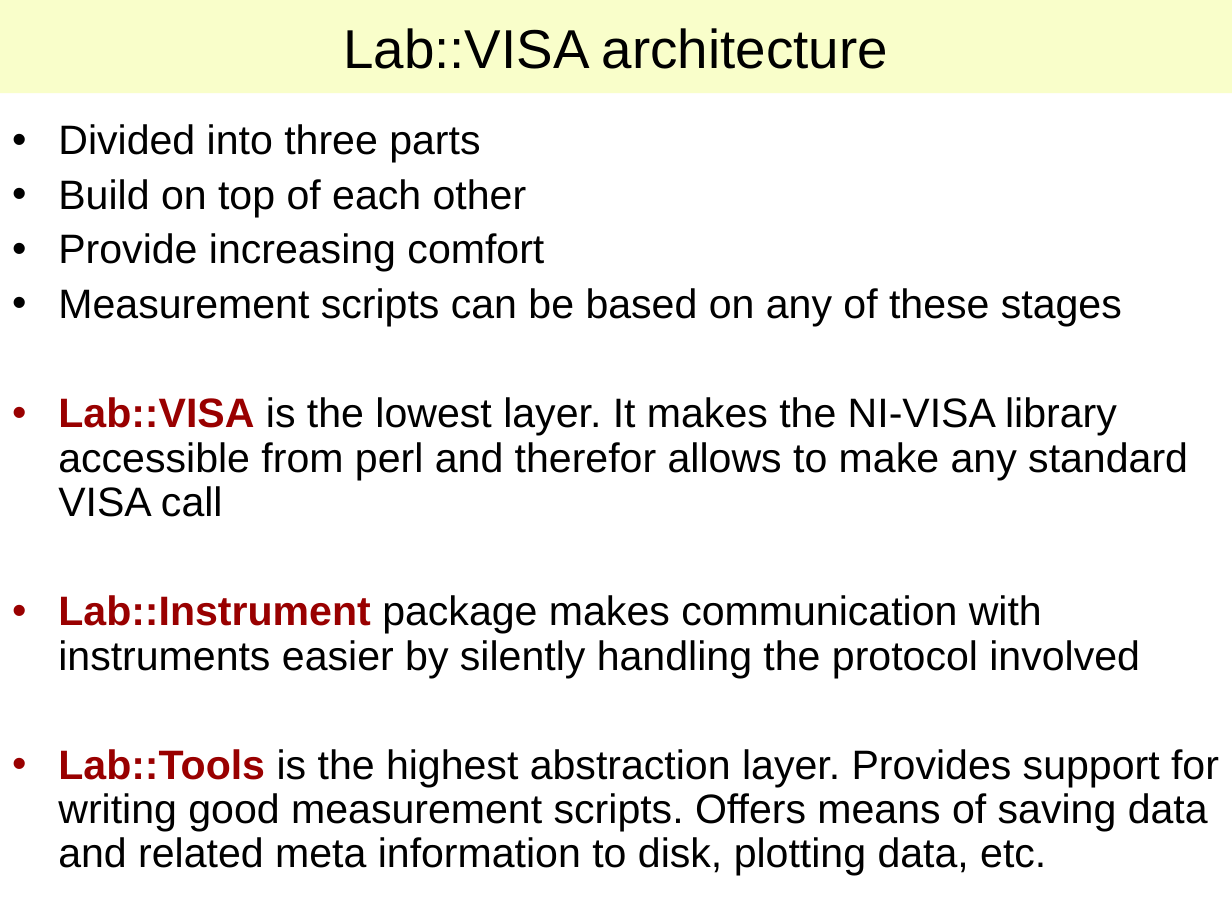
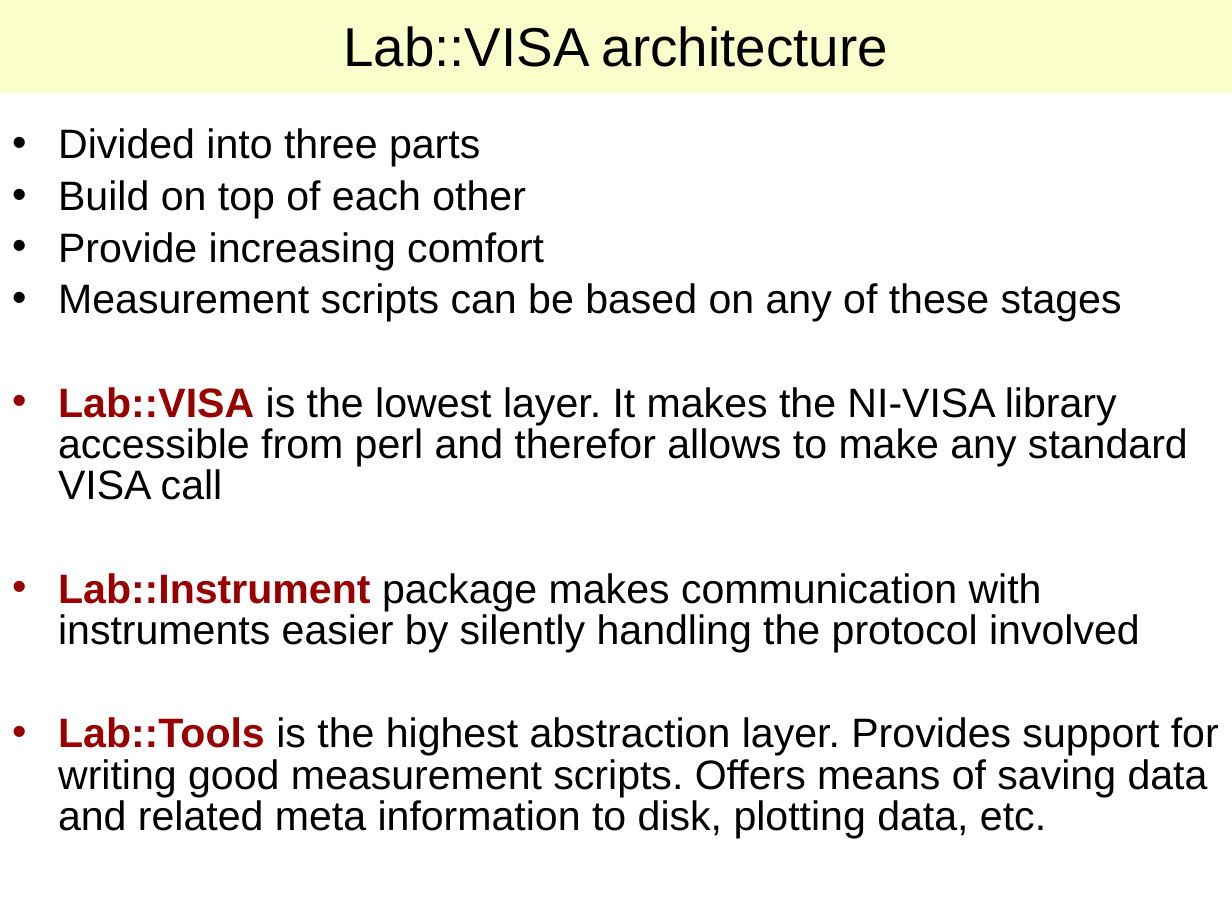
Before and after one commit to lab-measurement/Lab-VISA, a slide deck: slide 6 of Tutorial/Talk/Lab-VISA.ppt. Drawn at 1232x924 pixels with LibreOffice and Linux fonts; fonts in the diff are those of the drawing. Boxes give left, top, right and bottom in pixels: in the first picture for what was removed or moved away, otherwise in the second. Text is boxed around its words. In the diff, an @@ line names an element or a change of style, - is before the commit and + after.

```diff
--- a/Tutorial/Talk/Lab-VISA.ppt
+++ b/Tutorial/Talk/Lab-VISA.ppt
@@ title "Lab::VISA architecture" at (0, 0, 1232, 94): line spacing 1 to 0.93 @@
@@ text "Divided into three parts" at (58, 128, 1219, 838): indent changed; line spacing 0.9 to 0.84 @@
```
Also in this commit, not shown: 11 other slides changed, 3 slides added, 5 slides removed, 2 other files.
